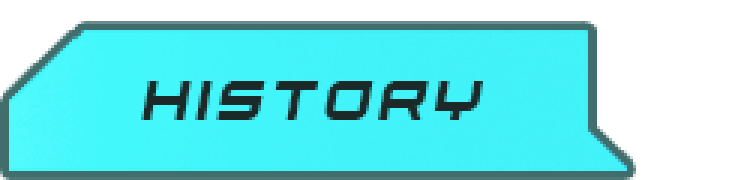
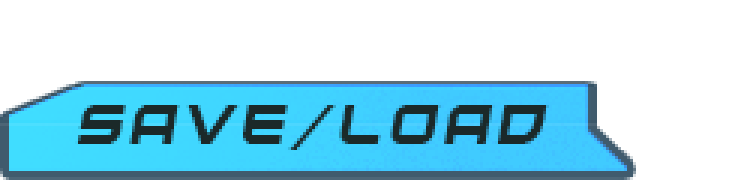
Two versions of the same layered image (750 × 180). Layer-by-layer changes:
added group "Save/Load" with 2 layers above "Group 2" over [75, 105, 549, 150]
added layer "save/load" (1st of 2, in "Save/Load") in group "Save/Load" over [75, 105, 549, 150]
hid group "Group 2" (2 layers) over [138, 81, 483, 120]
hid group "Group 1" (2 layers) over [180, 81, 444, 120]
hid "Layer 1" over [0, 21, 636, 180]
added layer "Layer 4" (overlay) above "Layer 3" over [0, 21, 636, 180]
added layer "Layer 3" (multiply) above "Layer 0" over [0, 21, 636, 180]
painted on "Layer 0" over [0, 21, 597, 126]
